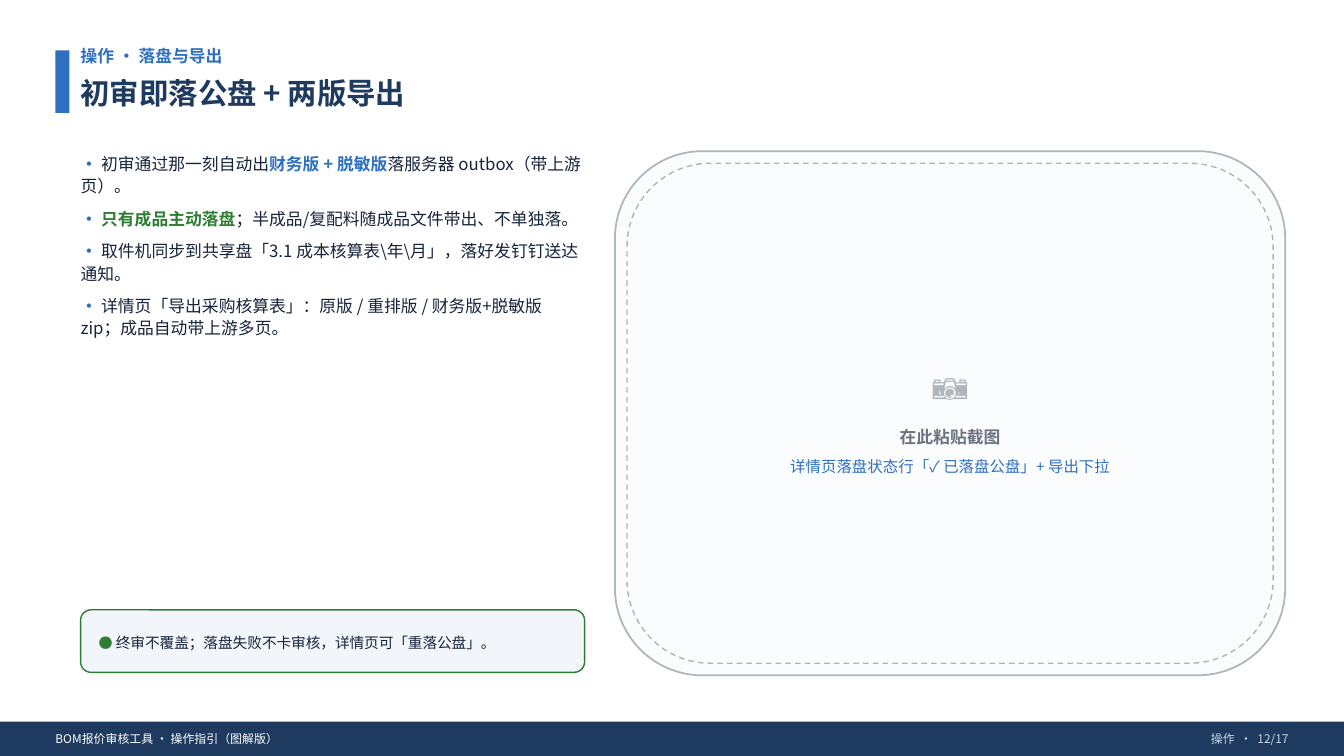
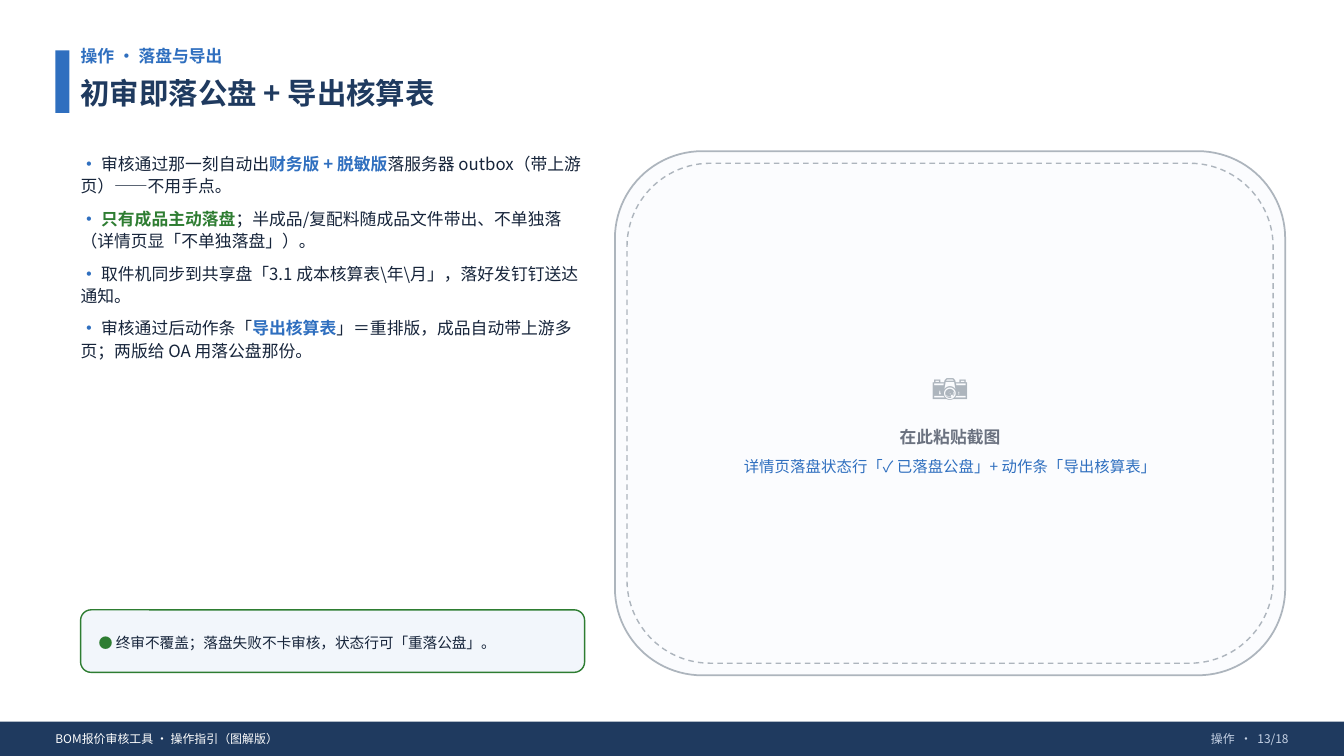
Before and after one commit to ReginaldZeng/accounting-workbench, a slide deck: slide 13 of 01_Current_Deliverables/docs/20260903_BOM报价审核/BOM报价审核工具_操作指引_图解版_20260909.pptx (slide 12 before the commit). Drawn at 1344x756 pixels with LibreOffice and Linux fonts; fonts in the diff are those of the drawing. Boxes give left, top, right and bottom in pixels: in the first picture for what was removed or moved away, otherwise in the second. Text is boxed around its words. In the diff, an @@ line names an element or a change of style, - is before the commit and + after.

```diff
--- a/01_Current_Deliverables/docs/20260903_BOM报价审核/BOM报价审核工具_操作指引_图解版_20260909.pptx
+++ b/01_Current_Deliverables/docs/20260903_BOM报价审核/BOM报价审核工具_操作指引_图解版_20260909.pptx
@@ text at [81,78,435,107]: text changed @@
-初审即落公盘 + 两版导出
+初审即落公盘 + 导出核算表
@@ text at [81,155,580,249]: text changed @@
-• 初审通过那一刻自动出财务版 + 脱敏版落服务器 outbox（带上游页）。
-• 只有成品主动落盘；半成品/复配料随成品文件带出、不单独落。
+• 审核通过那一刻自动出财务版 + 脱敏版落服务器 outbox（带上游页）——不用手点。
+• 只有成品主动落盘；半成品/复配料随成品文件带出、不单独落（详情页显「不单独落盘」）。
@@ text at [81,319,571,360]: text changed @@
-• 详情页「导出采购核算表」：原版 / 重排版 / 财务版+脱敏版 zip；成品自动带上游多页。
+• 审核通过后动作条「导出核算表」＝重排版，成品自动带上游多页；两版给 OA 用落公盘那份。
@@ text at [744,459,1156,474]: text changed @@
-详情页落盘状态行「✓ 已落盘公盘」+ 导出下拉
+详情页落盘状态行「✓ 已落盘公盘」+ 动作条「导出核算表」
@@ text at [116,635,496,650]: text changed @@
-● 终审不覆盖；落盘失败不卡审核，详情页可「重落公盘」。
+● 终审不覆盖；落盘失败不卡审核，状态行可「重落公盘」。
@@ text at [1211,733,1288,745]: text changed @@
-操作 · 12/17
+操作 · 13/18
```
Also in this commit, not shown: 16 other slides changed, 1 slide added, 2 other files.
